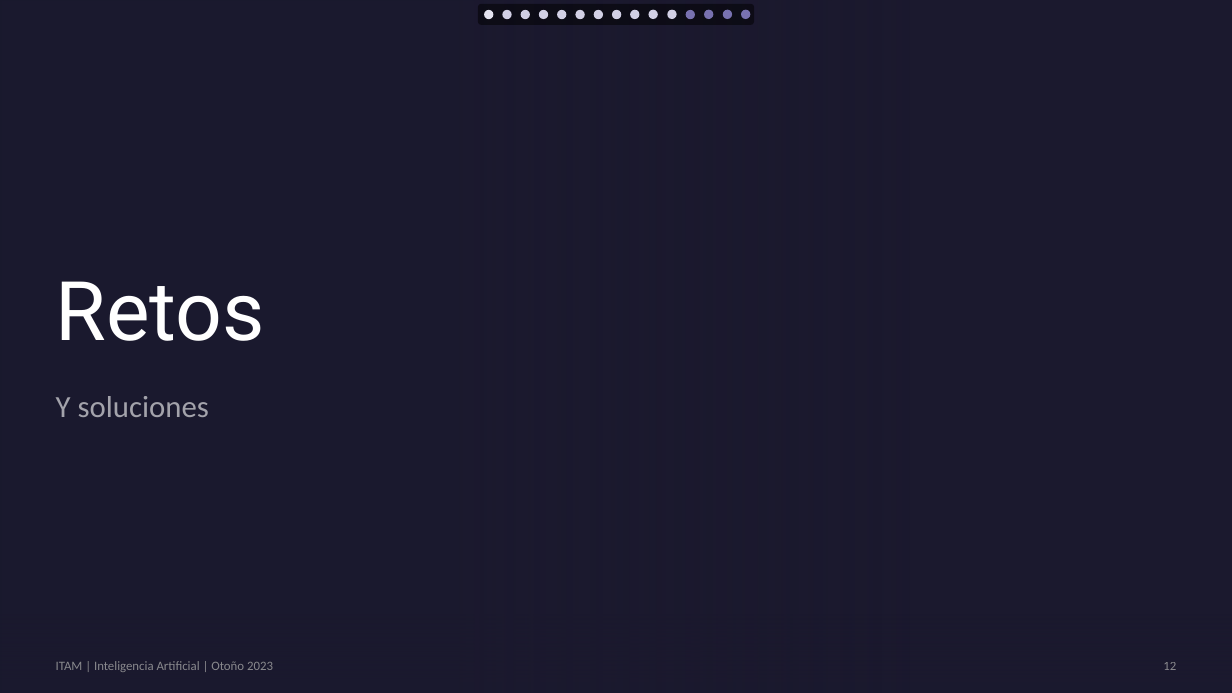
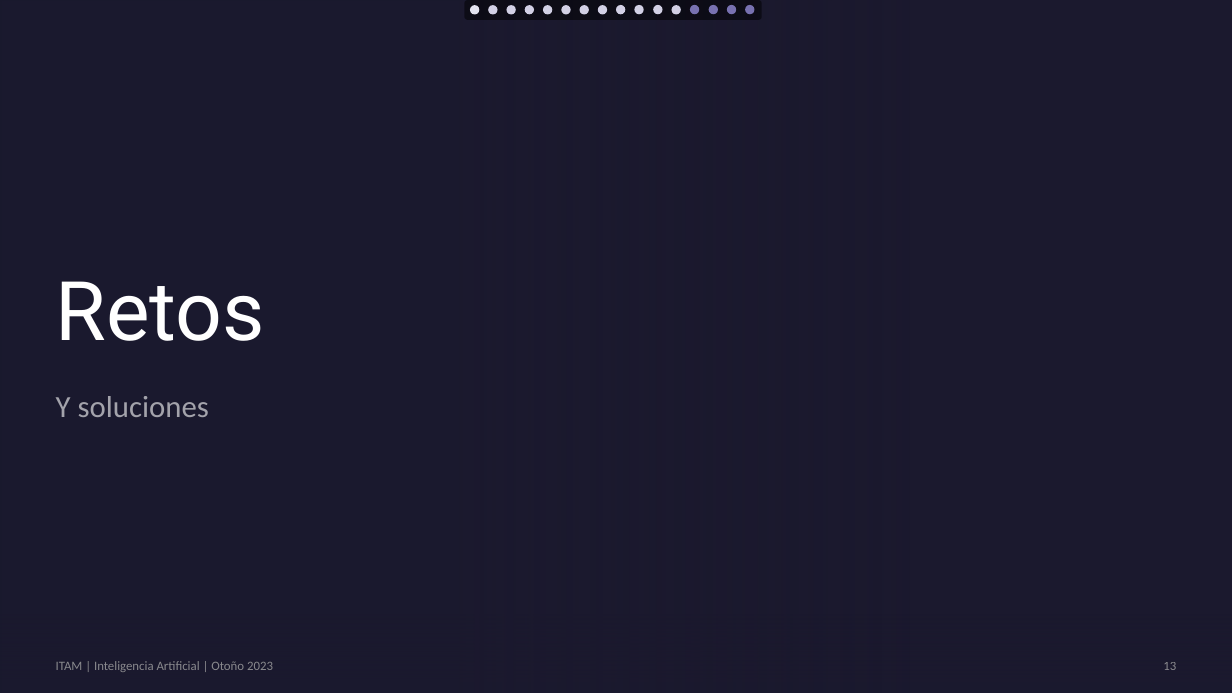
Before and after one commit to feli-p/Domino, a slide deck: slide 13 of docs/equipo0.pptx (slide 12 before the commit). Drawn at 1232x693 pixels with LibreOffice and Linux fonts; fonts in the diff are those of the drawing; background and template pictures are left out. Boxes give left, top, right and bottom in pixels: in the first picture for what was removed or moved away, otherwise in the second. Text is boxed around its words. In the diff, an @@ line names an element or a change of style, - is before the commit and + after.

```diff
--- a/docs/equipo0.pptx
+++ b/docs/equipo0.pptx
@@ rounded rectangle: place and size @@
-rounded rectangle at [478,4,754,25]
+rounded rectangle at [465,0,762,20]
@@ ellipse: place and size @@
-ellipse at [484,10,494,19]
+ellipse at [470,6,480,15]
@@ ellipse added at [488,6,497,15], fill #D2D0E5 @@
@@ 14 ellipses: place and size @@
-14 ellipses at [503,9,750,19]
+14 ellipses at [506,5,754,15]
```
Also in this commit, not shown: 14 other slides changed, 1 slide added.
